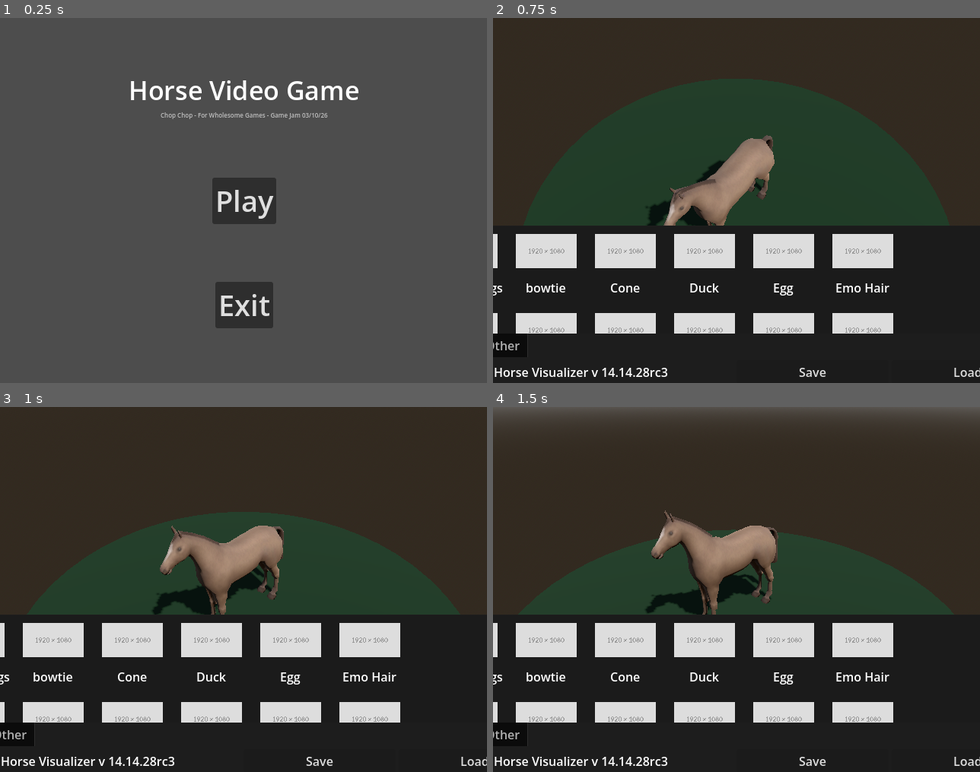
Above: before the commit, frames 1-4 (two rows, left to right).
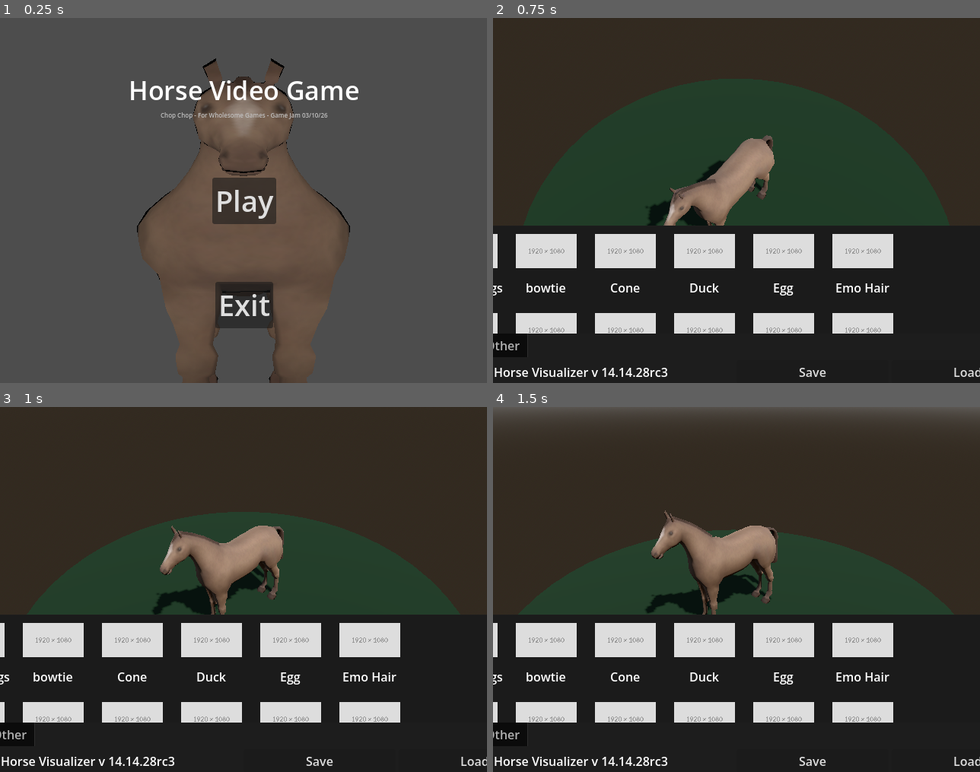
Above: after the commit, the same moments.

Repository: lukewhitingdev/gamejam-Bradys-Day-Out
Game: Godot game, scene res://Maps/MainMenuMap.tscn
The game is run twice, just before and just after one commit, with the same random seed, the same clock (stepped at 60 frames per second) and the same inputs. The engine's default icon, where the game draws it, is replaced by a stand-in: a white triangle on a blue panel in a dark square.
Inputs (mouse positions are in pixels of both pictures, inside the frame that each line leads up to):
- Up to frame 1 (0.25 s): no input
- Up to frame 2 (0.75 s): click "Play" at 0.5 s
- Up to frame 3 (1 s): no input
- Up to frame 4 (1.5 s): tap Enter at 1.25 s; move the mouse to (736, 680) at 1.27 s; press the mouse at (736, 680) at 1.28 s; hold D (move_right) from 1.28 s (still down)

The runs differ from the first frame. In frame 1, 11% of the frame differs, in the area x 28-72%, y 11-100%; in frame 2, nothing differs; in frame 3, nothing differs; in frame 4, nothing differs.

Commit message:
add horse

Diff:
--- a/app/chopchop/Maps/MainMenuMap.tscn
+++ b/app/chopchop/Maps/MainMenuMap.tscn
@@ -2,6 +2,7 @@
 
 [ext_resource type="PackedScene" uid="uid://ld10s1rtvfof" path="res://UI/MainMenuCanvas.tscn" id="1_54vni"]
 [ext_resource type="AudioStream" uid="uid://cu3furm2syuph" path="res://Audio/Horse game menu (final).wav" id="2_2gj0u"]
+[ext_resource type="PackedScene" uid="uid://cbhx8i1ra5v3h" path="res://Models/horse.tscn" id="3_cixre"]
 
 [node name="MainMenuMap" type="Node3D" unique_id=1474193702]
 
@@ -10,3 +11,13 @@
 [node name="AudioStreamPlayer" type="AudioStreamPlayer" parent="." unique_id=912093446]
 stream = ExtResource("2_2gj0u")
 autoplay = true
+
+[node name="horse" parent="." unique_id=1785070167 instance=ExtResource("3_cixre")]
+transform = Transform3D(17.20299, 0, 0, 0, 8.050666, 0, 0, 0, 3.5253966, 0, 0.10282862, 0)
+
+[node name="Camera3D" type="Camera3D" parent="." unique_id=1924672138]
+transform = Transform3D(1, 0, 0, 0, 1, 0, 0, 0, 1, 0, 0.21121708, 1.1173935)
+fov = 40.0
+
+[node name="OmniLight3D" type="OmniLight3D" parent="." unique_id=1349650178]
+transform = Transform3D(1, 0, 0, 0, 1, 0, 0, 0, 1, 0, 0.21121708, 1.3559698)
